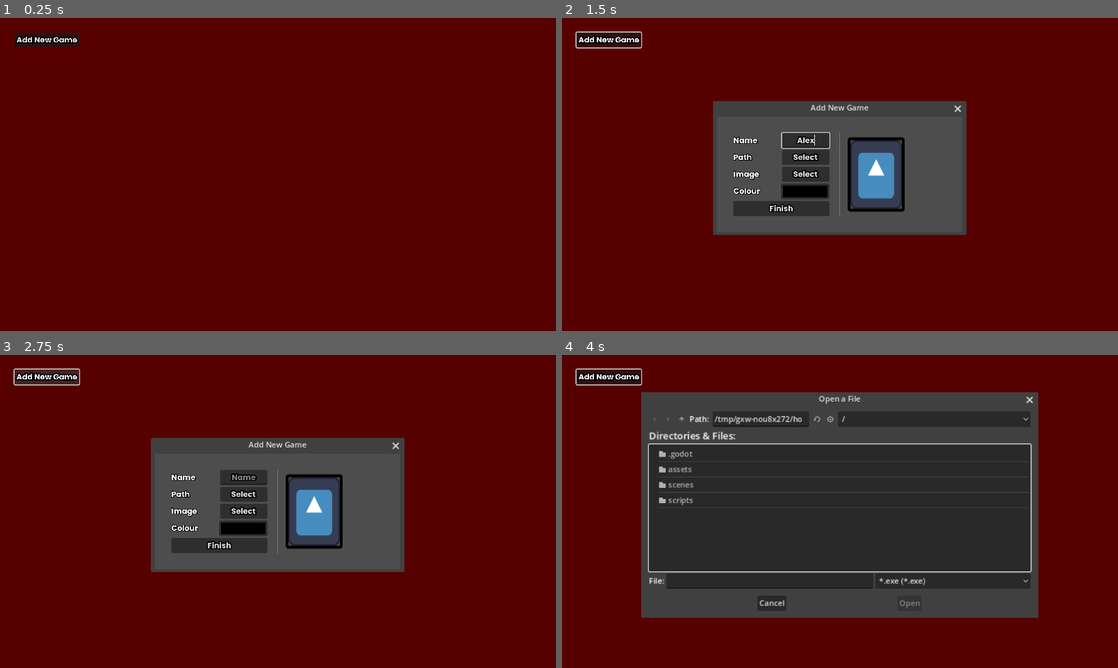
Above: before the commit, frames 1-4 (two rows, left to right).
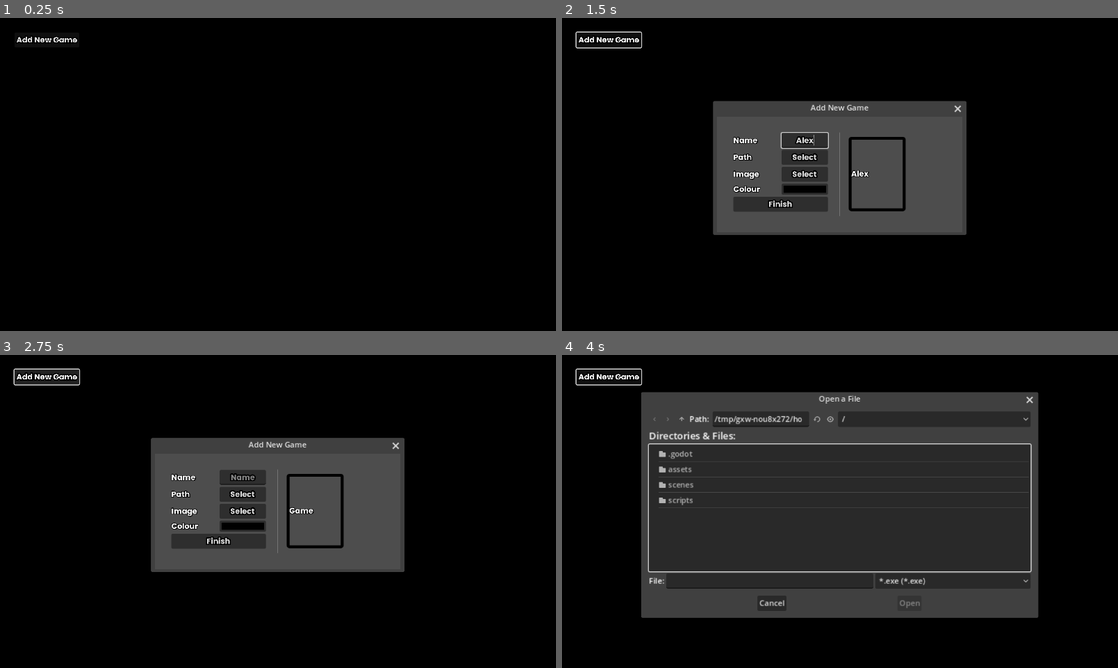
Above: after the commit, the same moments.

Repository: Shuflduf/Vapour
Game: Godot game, scene res://scenes/main.tscn
The game is run twice, just before and just after one commit, with the same random seed, the same clock (stepped at 60 frames per second) and the same inputs. The engine's default icon, where the game draws it, is replaced by a stand-in: a white triangle on a blue panel in a dark square.
Inputs (mouse positions are in pixels of both pictures, inside the frame that each line leads up to):
- Up to frame 1 (0.25 s): no input
- Up to frame 2 (1.5 s): click "Add New Game" at 0.5 s; click (806, 140) at 1.27 s; type "Alex" at 1.35 s
- Up to frame 3 (2.75 s): click "Add New Game" at 2 s
- Up to frame 4 (4 s): click "Select" at 2.75 s; click "Select" at 3.5 s

The runs differ from the first frame. In frame 1, 100% of the frame differs, in the area x 0-100%, y 0-100%; in frame 2, 83%; in frame 3, 82%; in frame 4, 48%.
Error before the commit: Attempt to call function 'get_position' in base 'null instance' on a null instance. (res://scripts/main.gd:46)
Error after the commit: Attempt to call function 'get_position' in base 'null instance' on a null instance. (res://scripts/main.gd:49)

Commit message:
descriptions without saving

Diff:
--- a/assets/main_label.tres
+++ b/assets/main_label.tres
@@ -1,6 +1,6 @@
 [gd_resource type="LabelSettings" load_steps=2 format=3 uid="uid://gkveuu0u01ww"]
 
-[ext_resource type="FontFile" uid="uid://cvbum3pxpeyyb" path="res://assets/Poppins-Bold.ttf" id="1_xaw42"]
+[ext_resource type="FontFile" uid="uid://cvbum3pxpeyyb" path="res://assets/fonts/Normal.ttf" id="1_xaw42"]
 
 [resource]
 font = ExtResource("1_xaw42")
--- a/project.godot
+++ b/project.godot
@@ -27,6 +27,30 @@
 
 enabled=PackedStringArray("res://addons/cba/plugin.cfg")
 
+[importer_defaults]
+
+font_data_dynamic={
+"Compress": null,
+"Fallbacks": null,
+"Rendering": null,
+"allow_system_fallback": true,
+"antialiasing": 1,
+"compress": true,
+"fallbacks": [],
+"force_autohinter": false,
+"generate_mipmaps": false,
+"hinting": 1,
+"language_support": {},
+"msdf_pixel_range": 8,
+"msdf_size": 48,
+"multichannel_signed_distance_field": false,
+"opentype_features": {},
+"oversampling": 5.0,
+"preload": [],
+"script_support": {},
+"subpixel_positioning": 1
+}
+
 [rendering]
 
 renderer/rendering_method="gl_compatibility"
--- a/scenes/game.tscn
+++ b/scenes/game.tscn
@@ -1,9 +1,10 @@
-[gd_scene load_steps=6 format=3 uid="uid://bh20pin180h43"]
+[gd_scene load_steps=7 format=3 uid="uid://bh20pin180h43"]
 
 [ext_resource type="Script" path="res://scripts/game.gd" id="1_4nrkt"]
 [ext_resource type="Texture2D" uid="uid://cgeerywgvilq0" path="res://icon.svg" id="1_jeach"]
 [ext_resource type="LabelSettings" uid="uid://gkveuu0u01ww" path="res://assets/main_label.tres" id="3_ddwdr"]
-[ext_resource type="FontFile" uid="uid://cvbum3pxpeyyb" path="res://assets/Poppins-Bold.ttf" id="4_ndcrq"]
+[ext_resource type="FontFile" uid="uid://cvbum3pxpeyyb" path="res://assets/fonts/Normal.ttf" id="4_21hdc"]
+[ext_resource type="Script" path="res://scripts/Description.gd" id="5_0g2dn"]
 
 [sub_resource type="StyleBoxFlat" id="StyleBoxFlat_ohv6s"]
 bg_color = Color(0.83, 0.617105, 0.1577, 0.184314)
@@ -81,19 +82,58 @@
 [node name="RightClick" type="PopupMenu" parent="."]
 unique_name_in_owner = true
 position = Vector2i(30, 35)
-size = Vector2i(100, 62)
+size = Vector2i(123, 89)
 always_on_top = true
 theme_override_colors/font_outline_color = Color(0, 0, 0, 1)
 theme_override_constants/outline_size = 10
-theme_override_fonts/font = ExtResource("4_ndcrq")
-item_count = 2
+theme_override_fonts/font = ExtResource("4_21hdc")
+item_count = 3
 item_0/text = "Edit"
 item_0/id = 0
-item_1/text = "Delete"
+item_1/text = "Description"
 item_1/id = 1
+item_2/text = "Delete"
+item_2/id = 2
+
+[node name="Description" type="Window" parent="."]
+title = "Edit Description (BBCode)"
+initial_position = 1
+size = Vector2i(485, 340)
+visible = false
+script = ExtResource("5_0g2dn")
+
+[node name="VBoxContainer" type="VBoxContainer" parent="Description"]
+anchors_preset = 15
+anchor_right = 1.0
+anchor_bottom = 1.0
+grow_horizontal = 2
+grow_vertical = 2
+
+[node name="Textbox" type="TextEdit" parent="Description/VBoxContainer"]
+layout_mode = 2
+size_flags_horizontal = 3
+size_flags_vertical = 3
+
+[node name="HBoxContainer" type="HBoxContainer" parent="Description/VBoxContainer"]
+layout_mode = 2
+alignment = 1
+
+[node name="Confirm" type="Button" parent="Description/VBoxContainer/HBoxContainer"]
+layout_mode = 2
+size_flags_horizontal = 3
+text = "Confirm"
+
+[node name="Cancel" type="Button" parent="Description/VBoxContainer/HBoxContainer"]
+layout_mode = 2
+size_flags_horizontal = 3
+text = "Cancel
+"
 
 [connection signal="gui_input" from="Art" to="." method="_on_game_gui_input"]
 [connection signal="mouse_entered" from="Art" to="." method="_on_game_mouse_entered"]
 [connection signal="mouse_exited" from="Art" to="." method="_on_game_mouse_exited"]
 [connection signal="index_pressed" from="RightClick" to="." method="_on_right_click_index_pressed"]
 [connection signal="mouse_exited" from="RightClick" to="." method="_on_right_click_mouse_exited"]
+[connection signal="close_requested" from="Description" to="Description" method="_on_close_requested"]
+[connection signal="pressed" from="Description/VBoxContainer/HBoxContainer/Confirm" to="Description" method="_on_confirm_pressed"]
+[connection signal="pressed" from="Description/VBoxContainer/HBoxContainer/Cancel" to="Description" method="_on_cancel_pressed"]
--- a/scenes/main.tscn
+++ b/scenes/main.tscn
@@ -1,9 +1,13 @@
-[gd_scene load_steps=7 format=3 uid="uid://drh8kouv1u8pj"]
+[gd_scene load_steps=11 format=3 uid="uid://drh8kouv1u8pj"]
 
 [ext_resource type="PackedScene" uid="uid://de7kka5kj7f7m" path="res://scenes/new_game.tscn" id="1_l6jh3"]
 [ext_resource type="PackedScene" uid="uid://bh20pin180h43" path="res://scenes/game.tscn" id="1_nhxs7"]
 [ext_resource type="Script" path="res://scripts/main.gd" id="1_vgx7c"]
-[ext_resource type="FontFile" uid="uid://cvbum3pxpeyyb" path="res://assets/Poppins-Bold.ttf" id="3_k3vr8"]
+[ext_resource type="FontFile" uid="uid://cvbum3pxpeyyb" path="res://assets/fonts/Normal.ttf" id="3_k3vr8"]
+[ext_resource type="FontFile" uid="uid://dbubtktorjh3o" path="res://assets/fonts/Bold.ttf" id="5_a01n7"]
+[ext_resource type="FontFile" uid="uid://bwemj3xtr3rag" path="res://assets/fonts/Italic.ttf" id="6_lejgj"]
+[ext_resource type="FontFile" uid="uid://d2ti44ym20oc4" path="res://assets/fonts/BoldItalic.ttf" id="7_rbq7r"]
+[ext_resource type="FontFile" uid="uid://d1ldni5diqurm" path="res://assets/fonts/Mono.ttf" id="8_1ua1j"]
 
 [sub_resource type="StyleBoxFlat" id="StyleBoxFlat_405cj"]
 bg_color = Color(0, 0, 0, 0.658824)
@@ -70,12 +74,6 @@
 size_flags_vertical = 6
 theme_override_constants/separation = 15
 
-[node name="Game" parent="Main/MarginContainer/ScrollContainer/Games" instance=ExtResource("1_nhxs7")]
-layout_mode = 2
-app_path = "C:/Users/Computer/Documents/Godot/Vapour/testingexe.exe"
-app_icon = "C:/Users/Computer/Documents/Godot/Vapour/assets/godot.jpg"
-border_colour = Color(1, 0, 0, 1)
-
 [node name="Panel" type="Panel" parent="."]
 z_index = -100
 layout_mode = 1
@@ -89,7 +87,7 @@
 theme_override_styles/panel = SubResource("StyleBoxFlat_405cj")
 
 [node name="BackroundColour" type="Panel" parent="."]
-modulate = Color(1, 0, 0, 1)
+modulate = Color(0, 0, 0, 1)
 z_index = -102
 layout_mode = 1
 anchors_preset = 15
@@ -101,4 +99,33 @@
 mouse_filter = 2
 theme_override_styles/panel = SubResource("StyleBoxFlat_clqdd")
 
+[node name="CurrentDescription" type="RichTextLabel" parent="."]
+layout_mode = 1
+anchors_preset = 6
+anchor_left = 1.0
+anchor_top = 0.5
+anchor_right = 1.0
+anchor_bottom = 0.5
+offset_left = -706.0
+offset_top = -178.0
+offset_right = -75.0
+offset_bottom = 178.0
+grow_horizontal = 0
+grow_vertical = 2
+focus_mode = 2
+theme_override_colors/font_outline_color = Color(0, 0, 0, 1)
+theme_override_constants/outline_size = 15
+theme_override_fonts/normal_font = ExtResource("3_k3vr8")
+theme_override_fonts/bold_font = ExtResource("5_a01n7")
+theme_override_fonts/italics_font = ExtResource("6_lejgj")
+theme_override_fonts/bold_italics_font = ExtResource("7_rbq7r")
+theme_override_fonts/mono_font = ExtResource("8_1ua1j")
+theme_override_font_sizes/normal_font_size = 25
+theme_override_font_sizes/bold_font_size = 25
+theme_override_font_sizes/italics_font_size = 25
+theme_override_font_sizes/bold_italics_font_size = 25
+theme_override_font_sizes/mono_font_size = 25
+bbcode_enabled = true
+selection_enabled = true
+
 [connection signal="pressed" from="Main/Buttons/VBoxContainer/NewGame" to="." method="_on_new_game_pressed"]
--- a/scenes/new_game.tscn
+++ b/scenes/new_game.tscn
@@ -3,7 +3,7 @@
 [ext_resource type="PackedScene" uid="uid://bh20pin180h43" path="res://scenes/game.tscn" id="1_bt0ns"]
 [ext_resource type="Script" path="res://scripts/new_game.gd" id="1_t6qci"]
 [ext_resource type="LabelSettings" uid="uid://gkveuu0u01ww" path="res://assets/main_label.tres" id="2_5t7q3"]
-[ext_resource type="FontFile" uid="uid://cvbum3pxpeyyb" path="res://assets/Poppins-Bold.ttf" id="3_n2nfl"]
+[ext_resource type="FontFile" uid="uid://cvbum3pxpeyyb" path="res://assets/fonts/Normal.ttf" id="3_n2nfl"]
 
 [sub_resource type="Theme" id="Theme_u256b"]
 
@@ -111,7 +111,7 @@
 ok_button_text = "Open"
 file_mode = 0
 access = 2
-filters = PackedStringArray("*.tga", "*.png", "*.jpg", "*.ktx", "*.webp")
+filters = PackedStringArray("*.tga", "*.png", "*.jpg", "*.ktx", "*.webp", "*.svg")
 show_hidden_files = true
 
 [node name="Colour" type="HBoxContainer" parent="MarginContainer/HBoxContainer/VBoxContainer"]
@@ -129,7 +129,6 @@
 unique_name_in_owner = true
 layout_mode = 2
 size_flags_horizontal = 3
-text = "                      "
 edit_alpha = false
 
 [node name="Finish" type="Button" parent="MarginContainer/HBoxContainer/VBoxContainer"]
@@ -142,13 +141,16 @@
 
 [node name="VSeparator" type="VSeparator" parent="MarginContainer/HBoxContainer"]
 layout_mode = 2
-theme_override_constants/separation = 35
+size_flags_horizontal = 8
+theme_override_constants/separation = 40
 
 [node name="Game" parent="MarginContainer/HBoxContainer" instance=ExtResource("1_bt0ns")]
 unique_name_in_owner = true
 layout_mode = 2
 size_flags_horizontal = 2
 size_flags_vertical = 4
+app_path = "C:/Users/Computer/Documents/Godot/Vapour/testingexe.exe"
+app_icon = "C:/Users/Computer/Documents/Godot/Vapour/icon.svg"
 
 [connection signal="close_requested" from="." to="." method="_on_close_requested"]
 [connection signal="text_changed" from="MarginContainer/HBoxContainer/VBoxContainer/Name/LineEdit" to="." method="_on_line_edit_text_changed"]
--- /dev/null
+++ b/scripts/Description.gd
@@ -0,0 +1,18 @@
+extends Window
+
+@onready var textbox: TextEdit = $VBoxContainer/Textbox
+
+var text: String
+
+func _on_confirm_pressed() -> void:
+	text = textbox.text
+	hide()
+
+
+func _on_cancel_pressed() -> void:
+	_on_close_requested()
+
+
+func _on_close_requested() -> void:
+	textbox.text = text
+	hide()
--- a/scripts/game.gd
+++ b/scripts/game.gd
@@ -3,10 +3,10 @@
 extends Control
 
 signal edited
-signal hovered(colour: Color)
+signal hovered
 
 @export_global_file("*.exe") var app_path: String
-@export_global_file("*.png", "*.jpg", "*.ktx", "*.webp", "*.tga") var app_icon: String:
+@export_global_file("*.png", "*.jpg", "*.ktx", "*.webp", "*.tga", "*.svg") var app_icon: String:
 	set(value):
 		if icon == null:
 			await ready
@@ -27,6 +27,7 @@
 @onready var icon: TextureRect = %Art
 @onready var outline: Panel = %Panel
 @onready var right_click: PopupMenu = %RightClick
+@onready var description: Window = $Description
 
 var tween: Tween
 
@@ -46,6 +47,7 @@
 	label.text = name
 
 func tween_label(out: bool):
+
 	if tween:
 		await tween.finished
 
@@ -58,7 +60,7 @@
 
 
 func _on_game_mouse_entered() -> void:
-	hovered.emit(border_colour)
+	hovered.emit()
 	tween_label(true)
 
 
@@ -86,4 +88,6 @@
 		0:
 			edited.emit()
 		1:
+			description.show()
+		2:
 			queue_free()
--- a/scripts/main.gd
+++ b/scripts/main.gd
@@ -4,9 +4,12 @@
 @export var game_entry: PackedScene
 @onready var games: VBoxContainer = %Games
 @onready var backround_colour: Panel = $BackroundColour
+@onready var current_description: RichTextLabel = $CurrentDescription
 
 func _ready() -> void:
 	load_games()
+	await get_tree().process_frame
+	change_backround_colour(0)
 
 func _on_new_game_pressed() -> void:
 	var new_entry = new_game.instantiate()
@@ -58,7 +61,6 @@
 
 		# Get the data from the JSON object
 		var node_data = json.get_data()
-		print(node_data["name"])
 
 		# Firstly, we need to create the object and add it to the tree and set its position.
 		var new_object = game_entry.instantiate()
@@ -73,9 +75,13 @@
 
 	call_deferred("connect_all_children")
 
-func change_backround_colour(new_colour: Color):
+func change_backround_colour(new_colour_index: int):
 	var tween = get_tree().create_tween().set_ease(Tween.EASE_IN_OUT).set_trans(Tween.TRANS_CIRC)
-	tween.tween_property(backround_colour, "modulate", new_colour, 0.3)
+	tween.tween_property(backround_colour, "modulate"\
+			, games.get_child(new_colour_index).border_colour, 0.3)
+
+func set_description(index: int):
+	current_description.text = games.get_child(index).description.text
 
 
 func connect_all_children():
@@ -85,14 +91,20 @@
 			games.get_children()[i].tree_exited.connect(save_games)
 
 		if !games.get_children()[i].get_signal_connection_list("hovered"):
-			games.get_children()[i].hovered.connect(change_backround_colour)
+			games.get_children()[i].hovered.connect(func():
+				set_description(i)
+				change_backround_colour(i))
 
 		games.get_children()[i].edited.connect(func():
 			var new_entry = new_game.instantiate()
 			add_child(new_entry)
+			new_entry.title = "Edit Game"
 			new_entry.game.queue_free()
 			new_entry.h_box.add_child(games.get_children()[i].duplicate(), true)
 			new_entry.game = new_entry.h_box.get_child(-1)
+			new_entry.game.size_flags_horizontal = SIZE_SHRINK_BEGIN
+			new_entry.game.size_flags_horizontal = SIZE_EXPAND
+			new_entry.game.size_flags_vertical = SIZE_SHRINK_CENTER
 			new_entry.update_from_game()
 			new_entry.added_game.connect(func(g: GameEntry):
 				edit_game(g, i)))
--- a/scripts/new_game.gd
+++ b/scripts/new_game.gd
@@ -14,8 +14,12 @@
 	%ColorPickerButton.color = game.border_colour
 
 func _on_line_edit_text_changed(new_text: String) -> void:
-	game.name = new_text
-	game.label.text = new_text
+	if new_text.is_empty():
+		game.name = "Game"
+		game.label.text = game.name
+	else:
+		game.name = new_text
+		game.label.text = new_text
 
 
 func _on_line_edit_text_submitted(_new_text: String) -> void:
@@ -43,7 +47,6 @@
 
 
 func _on_path_file_dialog_file_selected(path: String) -> void:
-	print(path)
 	game.app_path = path
 
 func _on_close_requested() -> void:
Binary file added: assets/fonts/Bold.ttf
Not shown, added: assets/fonts/Bold.ttf.import
Binary file added: assets/fonts/BoldItalic.ttf
Not shown, added: assets/fonts/BoldItalic.ttf.import
Binary file added: assets/fonts/Italic.ttf
Not shown, added: assets/fonts/Italic.ttf.import
Binary file added: assets/fonts/Mono.ttf
Not shown, added: assets/fonts/Mono.ttf.import
Renamed: assets/Poppins-Bold.ttf -> assets/fonts/Normal.ttf
Not shown, changed: assets/fonts/Normal.ttf.import
